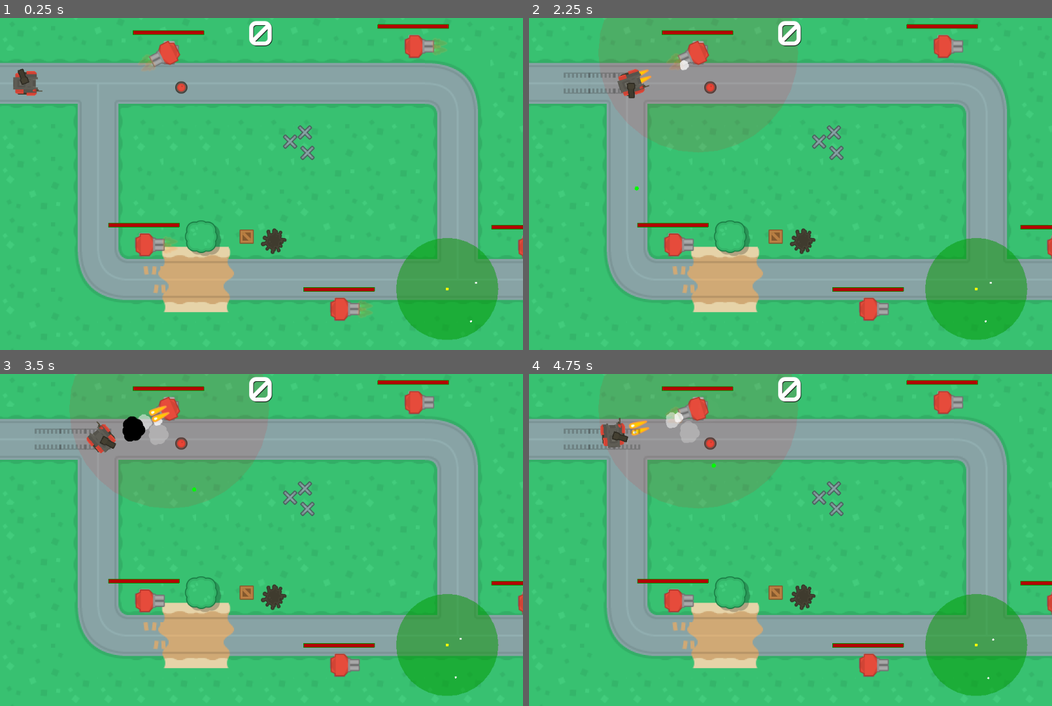
Above: before the commit, frames 1-4 (two rows, left to right).
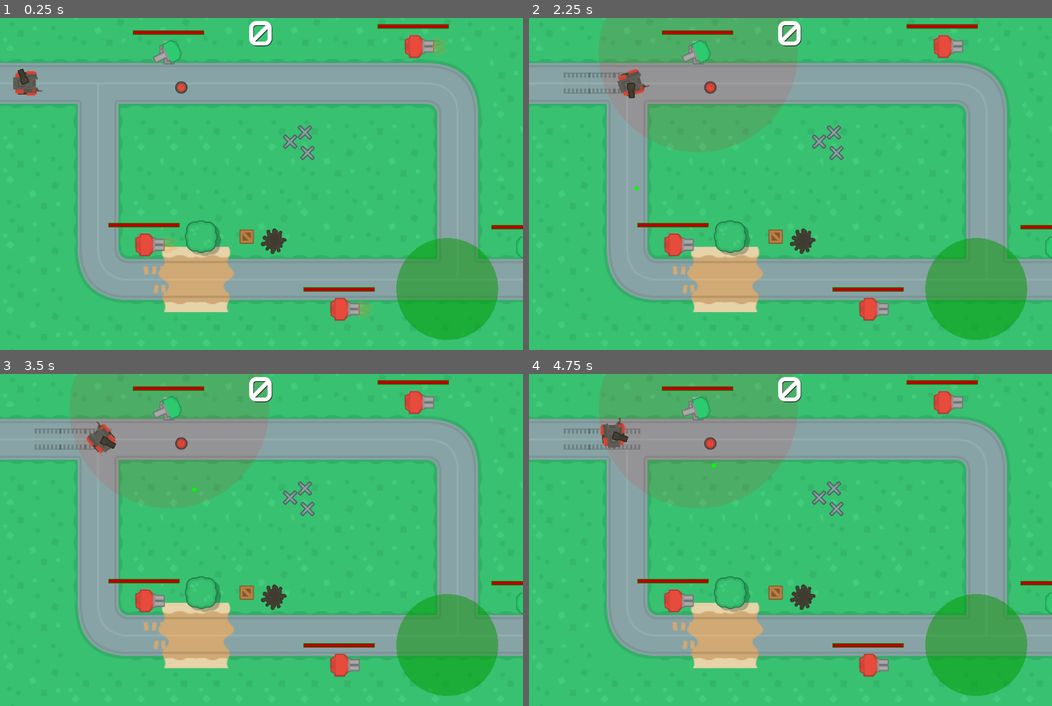
Above: after the commit, the same moments.

Repository: soapmactavish23/rogue_tank
Game: Godot game, scene res://scenes/game.tscn
Two runs of this game, one before a commit and one after it. Both use one fixed random seed, a clock stepped at 60 frames per second and the inputs below.
Inputs (mouse positions are in pixels of both pictures, inside the frame that each line leads up to):
- Up to frame 1 (0.25 s): no input
- Up to frame 2 (2.25 s): move the mouse to (764, 250) at 0.52 s; hold Up (ui_up) 0.53-2.03 s; right-click (764, 250) at 0.6 s; move the mouse to (947, 233) at 1.27 s; right-click (947, 233) at 1.35 s; move the mouse to (633, 134) at 2.02 s; hold Left (ui_left) from 2.03 s (still down); right-click (633, 134) at 2.1 s
- Up to frame 3 (3.5 s): keep holding Left (ui_left); move the mouse to (287, 540) at 2.77 s; right-click (287, 540) at 2.85 s
- Up to frame 4 (4.75 s): move the mouse to (712, 457) at 3.52 s; release Left (ui_left) at 3.53 s; hold Down (ui_down) 3.53-4.28 s; right-click (712, 457) at 3.6 s; move the mouse to (905, 523) at 4.27 s; hold Right (ui_right) from 4.28 s (still down); right-click (905, 523) at 4.35 s

The runs differ from the first frame. In frame 1, 0.4% of the frame differs, in the area x 26-100%, y 6-92%; in frame 2, 0.5%; in frame 3, 0.9%, in the area x 23-100%, y 6-92%; in frame 4, 0.8%.

Commit message:
83. 79 - Torreta de missel teleguiado 01

Diff:
--- /dev/null
+++ b/HOME.gd
@@ -0,0 +1,8 @@
+extends Area2D
+
+
+func _ready():
+	pass
+
+func get_target():
+	return null
--- a/scenes/game.tscn
+++ b/scenes/game.tscn
@@ -65,21 +65,26 @@
 
 [node name="turret_02" parent="." instance=ExtResource( 5 )]
 position = Vector2( 283.217, 444.14 )
+type = 0
 
 [node name="turret_04" parent="." instance=ExtResource( 5 )]
 position = Vector2( 810.774, 55.7682 )
+type = 0
 
 [node name="turret_05" parent="." instance=ExtResource( 5 )]
 position = Vector2( 1033.02, 448.63 )
 
 [node name="turret_06" parent="." instance=ExtResource( 5 )]
 position = Vector2( 1612.21, 432.915 )
+type = 0
 
 [node name="turret_07" parent="." instance=ExtResource( 5 )]
 position = Vector2( 1147.51, 632.714 )
+type = 0
 
 [node name="turret_03" parent="." instance=ExtResource( 5 )]
 position = Vector2( 665.054, 570.005 )
+type = 0
 
 [node name="HUD" type="CanvasLayer" parent="."]
 script = ExtResource( 7 )
@@ -99,7 +104,7 @@
 script = ExtResource( 12 )
 sensor_radius = 500
 radius = 100.0
-tank = NodePath("../../Tank")
+tank = null
 
 [node name="timer_update" type="Timer" parent="HUD/radar_circle"]
 wait_time = 0.33
--- a/scenes/turret_01.tscn
+++ b/scenes/turret_01.tscn
@@ -18,11 +18,13 @@
 [ext_resource path="res://samples/tank_explosion.wav" type="AudioStream" id=16]
 [ext_resource path="res://scenes/hp_bar.tscn" type="PackedScene" id=17]
 [ext_resource path="res://cannon.gd" type="Script" id=18]
+[ext_resource path="res://sprites/enemies/towerDefense_tile249.png" type="Texture" id=19]
+[ext_resource path="res://HOME.gd" type="Script" id=20]
 
 [sub_resource type="Animation" id=3]
 length = 0.001
 tracks/0/type = "value"
-tracks/0/path = NodePath("cannon/sprite:position")
+tracks/0/path = NodePath("HMG/sprite:position")
 tracks/0/interp = 1
 tracks/0/loop_wrap = true
 tracks/0/imported = false
@@ -34,7 +36,7 @@
 "values": [ Vector2( -9.03387, 0 ) ]
 }
 tracks/1/type = "value"
-tracks/1/path = NodePath("cannon/sprite:rotation_degrees")
+tracks/1/path = NodePath("HMG/sprite:rotation_degrees")
 tracks/1/interp = 1
 tracks/1/loop_wrap = true
 tracks/1/imported = false
@@ -46,7 +48,7 @@
 "values": [ 90.0002 ]
 }
 tracks/2/type = "value"
-tracks/2/path = NodePath("cannon/fire/fire2:modulate")
+tracks/2/path = NodePath("HMG/fire/fire2:modulate")
 tracks/2/interp = 1
 tracks/2/loop_wrap = true
 tracks/2/imported = false
@@ -58,7 +60,7 @@
 "values": [ Color( 1, 1, 1, 1 ) ]
 }
 tracks/3/type = "value"
-tracks/3/path = NodePath("cannon/fire/fire1:modulate")
+tracks/3/path = NodePath("HMG/fire/fire1:modulate")
 tracks/3/interp = 1
 tracks/3/loop_wrap = true
 tracks/3/imported = false
@@ -70,7 +72,7 @@
 "values": [ Color( 1, 1, 1, 1 ) ]
 }
 tracks/4/type = "value"
-tracks/4/path = NodePath("cannon/fire/fire1:position")
+tracks/4/path = NodePath("HMG/fire/fire1:position")
 tracks/4/interp = 1
 tracks/4/loop_wrap = true
 tracks/4/imported = false
@@ -82,7 +84,7 @@
 "values": [ Vector2( 50.3123, -6.90833 ) ]
 }
 tracks/5/type = "value"
-tracks/5/path = NodePath("cannon/fire/fire2:position")
+tracks/5/path = NodePath("HMG/fire/fire2:position")
 tracks/5/interp = 1
 tracks/5/loop_wrap = true
 tracks/5/imported = false
@@ -98,7 +100,7 @@
 resource_name = "shoot"
 length = 0.3
 tracks/0/type = "value"
-tracks/0/path = NodePath("cannon/sprite:position")
+tracks/0/path = NodePath("HMG/sprite:position")
 tracks/0/interp = 1
 tracks/0/loop_wrap = true
 tracks/0/imported = false
@@ -110,7 +112,7 @@
 "values": [ Vector2( -22.8504, 0 ), Vector2( 0, 0 ) ]
 }
 tracks/1/type = "value"
-tracks/1/path = NodePath("cannon/fire/fire2:modulate")
+tracks/1/path = NodePath("HMG/fire/fire2:modulate")
 tracks/1/interp = 1
 tracks/1/loop_wrap = true
 tracks/1/imported = false
@@ -122,7 +124,7 @@
 "values": [ Color( 1, 1, 1, 1 ), Color( 1, 1, 1, 0 ) ]
 }
 tracks/2/type = "value"
-tracks/2/path = NodePath("cannon/fire/fire1:modulate")
+tracks/2/path = NodePath("HMG/fire/fire1:modulate")
 tracks/2/interp = 1
 tracks/2/loop_wrap = true
 tracks/2/imported = false
@@ -134,7 +136,7 @@
 "values": [ Color( 1, 1, 1, 1 ), Color( 1, 1, 1, 0 ) ]
 }
 tracks/3/type = "value"
-tracks/3/path = NodePath("cannon/fire/fire1:position")
+tracks/3/path = NodePath("HMG/fire/fire1:position")
 tracks/3/interp = 1
 tracks/3/loop_wrap = true
 tracks/3/imported = false
@@ -146,7 +148,7 @@
 "values": [ Vector2( 50.3123, -6.90833 ) ]
 }
 tracks/4/type = "value"
-tracks/4/path = NodePath("cannon/fire/fire2:position")
+tracks/4/path = NodePath("HMG/fire/fire2:position")
 tracks/4/interp = 1
 tracks/4/loop_wrap = true
 tracks/4/imported = false
@@ -298,6 +300,7 @@
 collision_mask = 9
 script = ExtResource( 1 )
 sensor_radius = 100.0
+type = 1
 
 [node name="sprite" type="Sprite" parent="."]
 texture = ExtResource( 5 )
@@ -305,49 +308,50 @@
 [node name="poly" type="CollisionPolygon2D" parent="."]
 polygon = PoolVector2Array( -10.5079, -22.6941, -11.1032, -13.765, -18.4449, -13.9634, -19.0402, 6.67283, -11.3016, 13.4193, -10.9047, 22.7453, 9.92992, 22.5468, 10.5252, 13.2209, 19.2559, 5.48228, 19.0575, -14.1618, 11.9142, -15.1539, 9.73149, -22.6941 )
 
-[node name="cannon" type="Area2D" parent="."]
+[node name="HMG" type="Area2D" parent="."]
+visible = false
 collision_layer = 2
 collision_mask = 0
 script = ExtResource( 18 )
 
-[node name="stream_shoot" type="AudioStreamPlayer" parent="cannon"]
+[node name="stream_shoot" type="AudioStreamPlayer" parent="HMG"]
 stream = ExtResource( 4 )
 
-[node name="cannon_anim" type="AnimationPlayer" parent="cannon"]
+[node name="cannon_anim" type="AnimationPlayer" parent="HMG"]
 root_node = NodePath("../..")
 autoplay = "shoot"
 anims/RESET = SubResource( 3 )
 anims/shoot = SubResource( 4 )
 
-[node name="shoot_timer" type="Timer" parent="cannon"]
+[node name="shoot_timer" type="Timer" parent="HMG"]
 wait_time = 0.5
 
-[node name="sprite" type="Sprite" parent="cannon"]
+[node name="sprite" type="Sprite" parent="HMG"]
 position = Vector2( -9.03387, 0 )
 rotation = 1.5708
 texture = ExtResource( 3 )
 offset = Vector2( -0.160278, -11.3925 )
 
-[node name="shape" type="CollisionShape2D" parent="cannon"]
+[node name="shape" type="CollisionShape2D" parent="HMG"]
 shape = SubResource( 1 )
 
-[node name="sight" type="RayCast2D" parent="cannon"]
+[node name="sight" type="RayCast2D" parent="HMG"]
 enabled = true
 cast_to = Vector2( 100, 0 )
 
-[node name="fire" type="Node2D" parent="cannon"]
-
-[node name="fire1" type="Sprite" parent="cannon/fire"]
+[node name="fire" type="Node2D" parent="HMG"]
+
+[node name="fire1" type="Sprite" parent="HMG/fire"]
 position = Vector2( 50.3123, -6.90833 )
 rotation = 1.5708
 texture = ExtResource( 2 )
 
-[node name="fire2" type="Sprite" parent="cannon/fire"]
+[node name="fire2" type="Sprite" parent="HMG/fire"]
 position = Vector2( 50.3124, 6.47028 )
 rotation = 1.5708
 texture = ExtResource( 2 )
 
-[node name="smoke" type="Particles2D" parent="cannon"]
+[node name="smoke" type="Particles2D" parent="HMG"]
 position = Vector2( 29.7302, 0 )
 emitting = false
 amount = 4
@@ -355,6 +359,14 @@
 process_material = SubResource( 5 )
 texture = ExtResource( 6 )
 
+[node name="HOME" type="Area2D" parent="."]
+script = ExtResource( 20 )
+
+[node name="sprite" type="Sprite" parent="HOME"]
+rotation = 1.5708
+texture = ExtResource( 19 )
+offset = Vector2( 0.0242618, -5.76129 )
+
 [node name="sensor" type="Area2D" parent="."]
 position = Vector2( 0, 0.25 )
 collision_layer = 0
@@ -402,7 +414,7 @@
 margin_right = 68.0
 margin_bottom = -34.766
 
-[connection signal="timeout" from="cannon/shoot_timer" to="cannon" method="_on_shoot_timer_timeout"]
+[connection signal="timeout" from="HMG/shoot_timer" to="HMG" method="_on_shoot_timer_timeout"]
 [connection signal="body_entered" from="sensor" to="." method="_on_sensor_body_entered"]
 [connection signal="body_exited" from="sensor" to="." method="_on_sensor_body_exited"]
 [connection signal="damage" from="wake_spot" to="." method="_on_wake_spot_damage"]
--- a/scripts/turret_01.gd
+++ b/scripts/turret_01.gd
@@ -6,6 +6,8 @@
 
 export(float, 0, 360) var start_rot = 0.0 setget set_start_rot
 export(float, 100, 1000) var sensor_radius = 0.0 setget set_sensor_radius
+
+export(int, 'HMG', 'HOME') var type = 0 setget set_type
 
 const PRE_BULLET = preload("res://scenes/turrent_01_bullet.tscn")
 
@@ -20,7 +22,7 @@
 
 var dead = false
 
-onready var cannon = $cannon
+onready var cannon = $HMG
 
 func _process(delta):
 	if Engine.editor_hint:
@@ -55,15 +57,31 @@
 func _draw():
 	if dead:
 		return
+
+	if Engine.editor_hint:
+		$HMG.visible = type == 0
+		$HOME.visible = type == 1
+
+	if type == 0:
+		cannon = $HMG
+	elif type == 1:
+		cannon = $HOME
+
 	if !first_draw:
+		$HMG.visible = type == 0
+		$HOME.visible = type == 1
 		cannon.rotation = deg2rad(start_rot)
-
 		var new_shape = CircleShape2D.new()
 		new_shape.radius = sensor_radius
 		$sensor/shape.shape = new_shape
-
 		if !Engine.editor_hint:
 			first_draw = false
+
+			#if type == 0:
+			#	$HOME.queue_free()
+			#elif type == 1:
+			#	$HMG.queue_free()
+
 	if bodies.size():
 		draw_circle(Vector2(), $sensor/shape.shape.radius, Color(1, 0, 0, .1))
 	draw_circle_arc(Vector2(), $sensor/shape.shape.radius, 0, 360, Color(1, 0, 0, .5))
@@ -108,3 +126,8 @@
 		get_tree().call_group("camera", "shake", 5, 1)
 		remove_from_group("radar_entity")
 		GAME.add_score(250)
+
+func set_type(val):
+	type = val
+	if Engine.editor_hint:
+		update()
Not shown: 1 places in scenes/turret_01.tscn that only renumber resources
